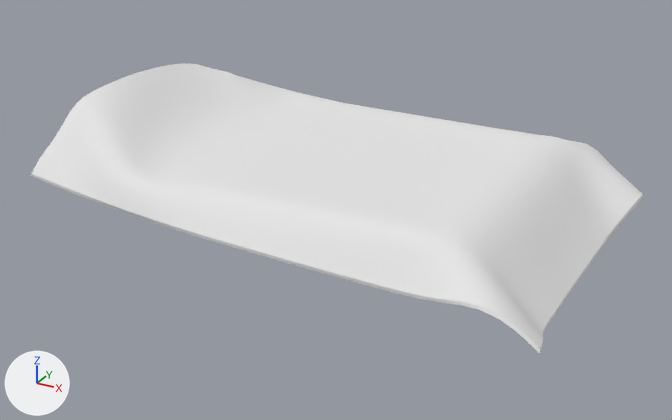
A saved change to the OBJ model Assets/Models/OCD/Models/blanket.obj.
The view is the same before and after, from a 50 mm lens placed at (3.0, -680.0, 248.0), pointed at (-191.0, -327.0, 71.0). The lights are fixed; the arrows at lower left show +X, +Y and +Z. Where no turn or scale is listed for an object, it has been applied to the vertices.

Names of what the first picture shows: 'blanket'.
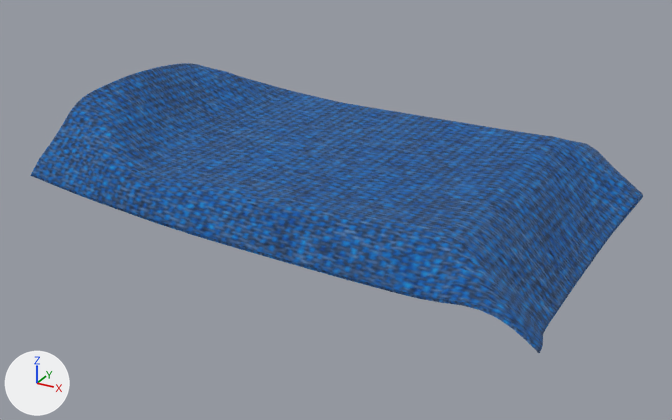
Changed parts and their boxes (x1, y1, x2, y2) in the pictures (672 x 420 px):
```json
{"object": "blanket", "change": "surface changed", "before": [31, 63, 643, 353], "after": [31, 63, 643, 353], "on screen": "white to blue"}
```

Scene script edits in JSON lines:
```json
{"op": "add", "block": "img_trimsheet_lo_lambert2_albedotransparency_1001_png", "code": ["img_trimsheet_lo_lambert2_albedotransparency_1001_png = load_image('trimsheet_lo_lambert2_AlbedoTransparency.1001.png', '../../../Textures/Le Xin/trimsheet_textures/trimsheet_lo_lambert2_AlbedoTransparency.1001.png', 2048, 2048, 'sRGB')"]}
{"op": "remove", "block": "mat_lambert10sg", "code": "mat_lambert10sg.base_color = (0.8, 0.8, 0.8)  # white #e7e7e7"}
{"op": "add", "block": "mat_lambert10sg", "code": "mat_lambert10sg.texture = img_trimsheet_lo_lambert2_albedotransparency_1001_png"}
```
